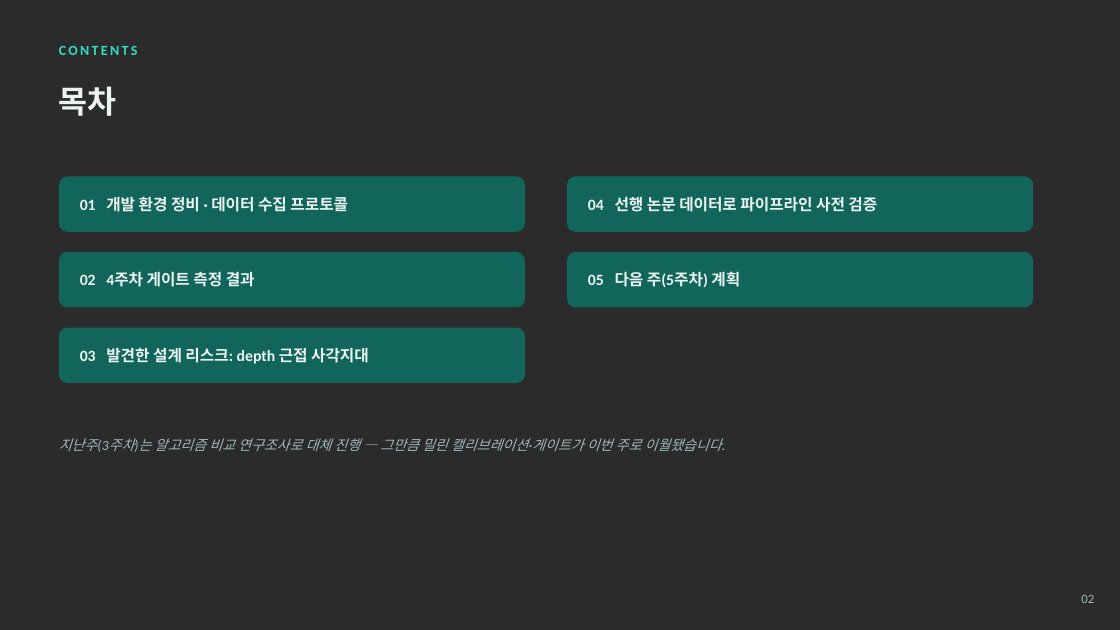
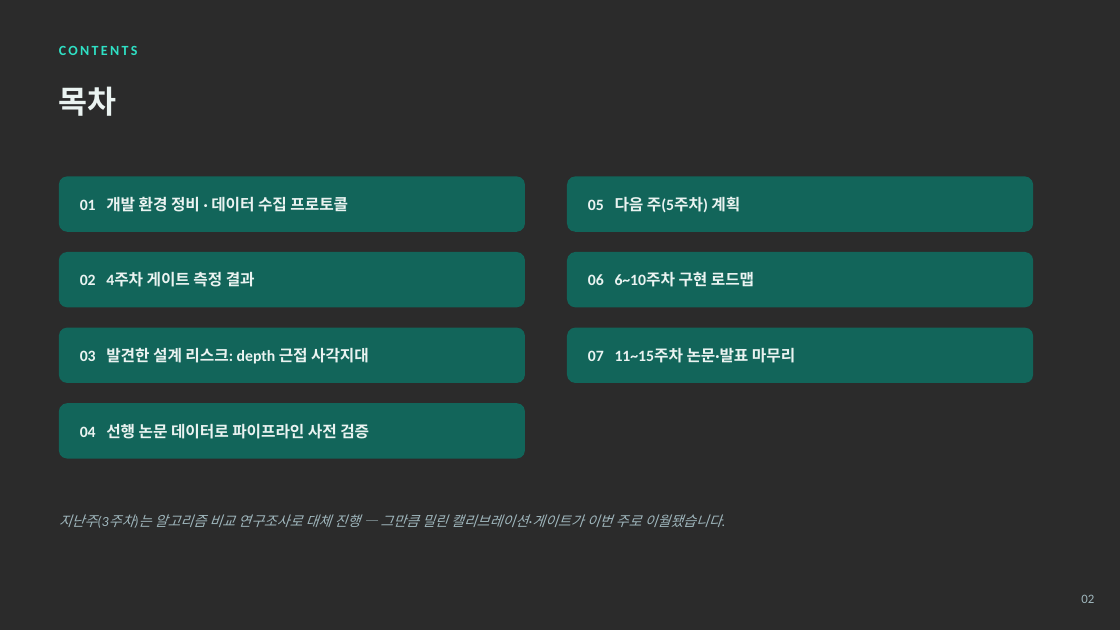
Before and after one commit to gianpark/AIoT-Project, a slide deck: slide 2 of barunjase_week4.pptx. Drawn at 1120x630 pixels with LibreOffice and Linux fonts; fonts in the diff are those of the drawing; background and template pictures are left out; a plain dark background stands for a picture behind light text. Boxes give left, top, right and bottom in pixels: in the first picture for what was removed or moved away, otherwise in the second. Text is boxed around its words. In the diff, an @@ line names an element or a change of style, - is before the commit and + after.

```diff
--- a/barunjase_week4.pptx
+++ b/barunjase_week4.pptx
@@ text "05 다음 주(5주차) 계획": place and size @@
-text "05 다음 주(5주차) 계획" at (588, 271, 740, 287)
+text "05 다음 주(5주차) 계획" at (588, 196, 740, 212)
@@ text added at (588, 271, 754, 287), 13.5 pt, text #EAF3F1, bold @@
+06 6~10주차 구현 로드맵
@@ rounded rectangle added at (567, 328, 1033, 383), fill #12655A @@
@@ text added at (588, 347, 795, 363), 13.5 pt, text #EAF3F1, bold @@
+07 11~15주차 논문·발표 마무리
@@ rounded rectangle added at (59, 403, 525, 459), fill #12655A @@
@@ text "04 선행 논문 데이터로 파이프라인 ...": place and size @@
-text "04 선행 논문 데이터로 파이프라인 ..." at (588, 196, 877, 212)
+text "04 선행 논문 데이터로 파이프라인 ..." at (80, 423, 369, 439)
@@ text "지난주(3주차)는 알고리즘 비교 연구조사로 대체 ...": place and size @@
-text "지난주(3주차)는 알고리즘 비교 연구조사로 대체 ..." at (59, 438, 722, 451)
+text "지난주(3주차)는 알고리즘 비교 연구조사로 대체 ..." at (59, 514, 722, 527)
```
Also in this commit, not shown: 1 other slide changed, 2 slides added, 2 other files.
